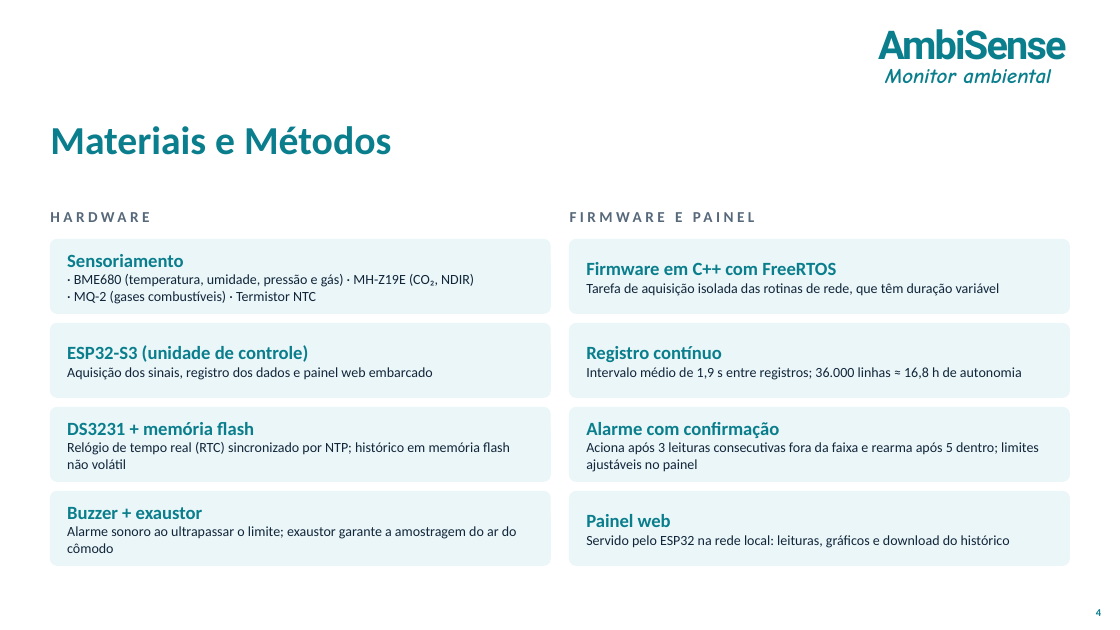
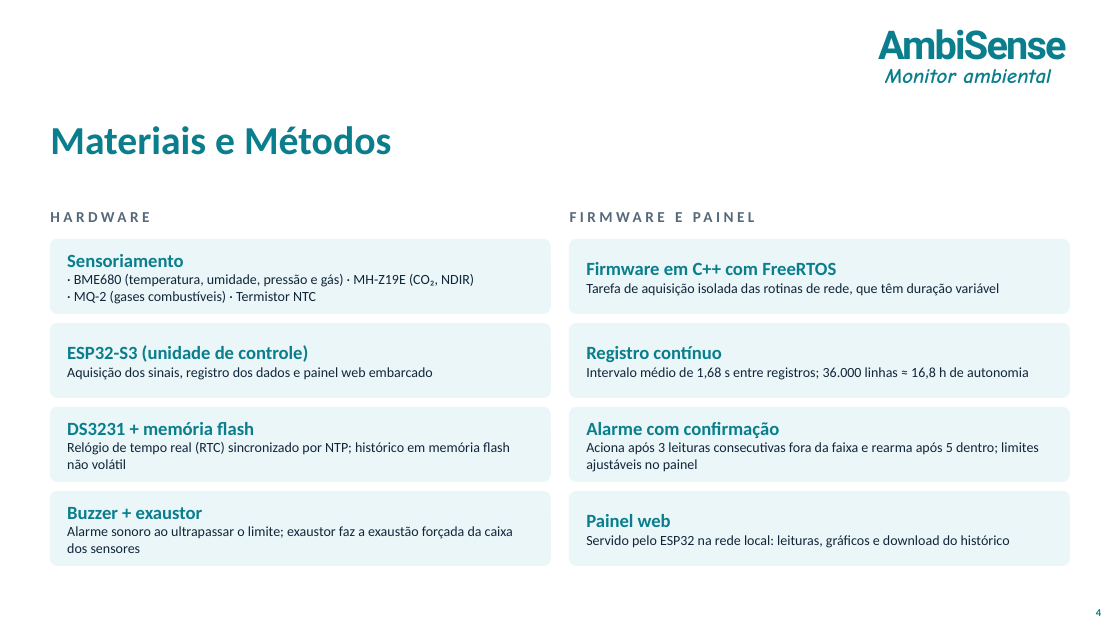
Before and after one commit to cjmoacir/ambisense, a slide deck: slide 4 of apresentacao/AMBISENSE_apresentacao.pptx. Drawn at 1120x630 pixels with LibreOffice and Linux fonts; fonts in the diff are those of the drawing; background and template pictures are left out. Boxes give left, top, right and bottom in pixels: in the first picture for what was removed or moved away, otherwise in the second. Text is boxed around its words. In the diff, an @@ line names an element or a change of style, - is before the commit and + after.

```diff
--- a/apresentacao/AMBISENSE_apresentacao.pptx
+++ b/apresentacao/AMBISENSE_apresentacao.pptx
@@ text at bbox=[586, 367, 1029, 380]: text changed @@
-Intervalo médio de 1,9 s entre registros; 36.000 linhas ≈ 16,8 h de autonomia
+Intervalo médio de 1,68 s entre registros; 36.000 linhas ≈ 16,8 h de autonomia
@@ text at bbox=[67, 526, 513, 553]: text changed @@
-Alarme sonoro ao ultrapassar o limite; exaustor garante a amostragem do ar do cômodo
+Alarme sonoro ao ultrapassar o limite; exaustor faz a exaustão forçada da caixa dos sensores
```
Also in this commit, not shown: 4 other files.
